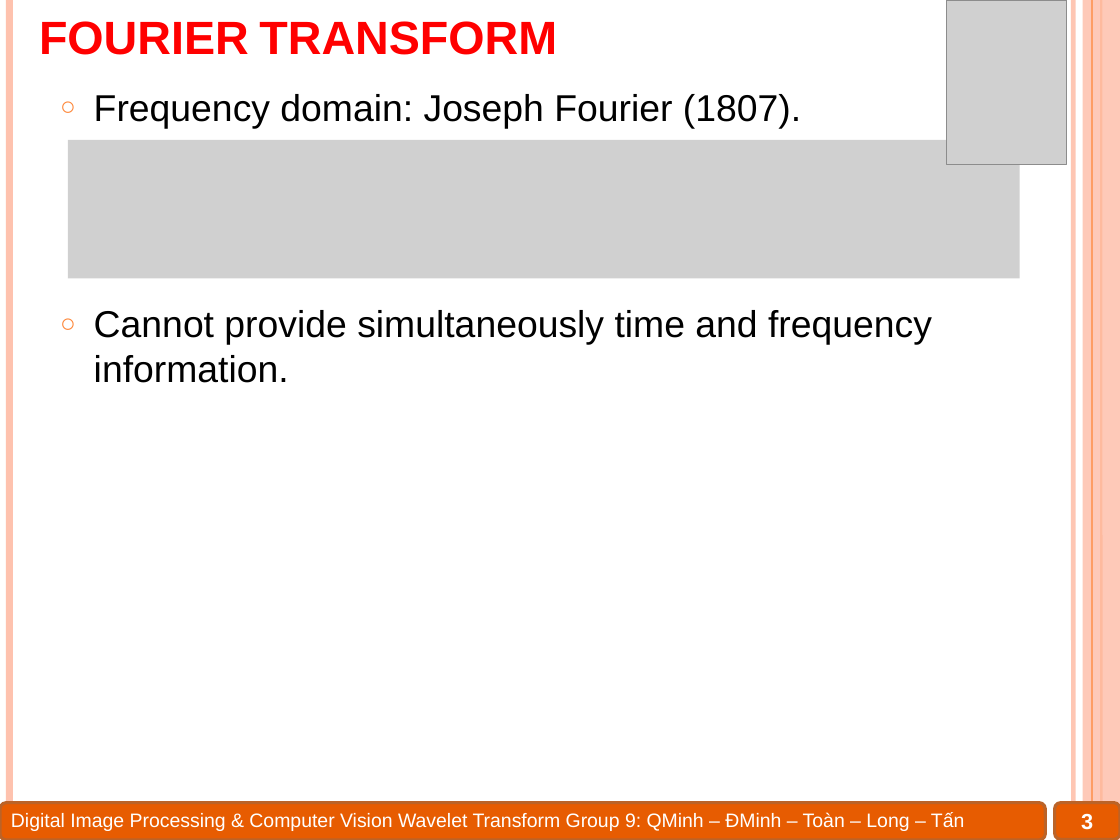
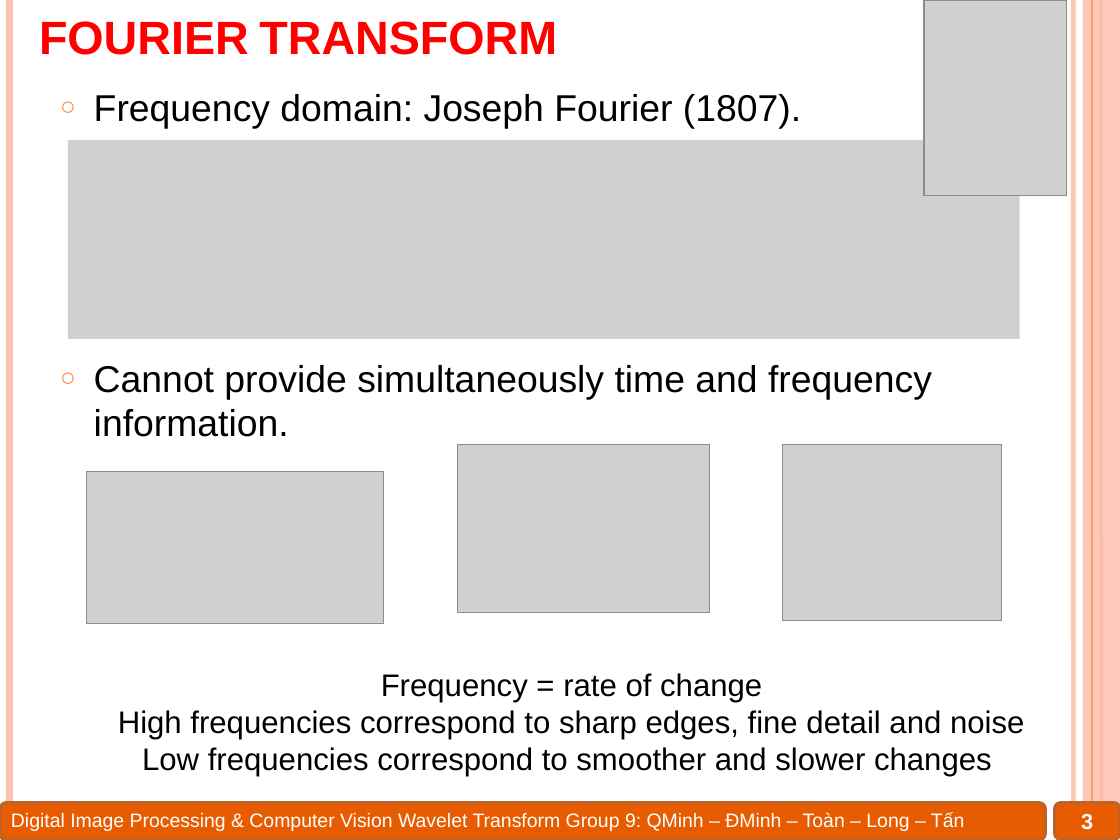
Before and after one commit to Alex7Huynh/dip-g9, a slide deck: slide 3 of 6. PPT/Wavelet transform.pptx. Drawn at 1120x840 pixels with LibreOffice and Linux fonts; fonts in the diff are those of the drawing; grey boxes stand for pictures. Boxes give left, top, right and bottom in pixels: in the first picture for what was removed or moved away, otherwise in the second. Text is boxed around its words. In the diff, an @@ line names an element or a change of style, - is before the commit and + after.

```diff
--- a/6. PPT/Wavelet transform.pptx
+++ b/6. PPT/Wavelet transform.pptx
@@ picture: place and size @@
-picture at bbox=[946, 0, 1066, 165]
+picture at bbox=[924, 0, 1066, 196]
@@ text "Frequency domain: Joseph Fourier (1807)." rewrapped from bbox=[94, 94, 932, 383] to bbox=[94, 94, 932, 437] @@
@@ picture: place and size @@
-picture at bbox=[68, 140, 1020, 279]
+picture at bbox=[68, 140, 1020, 339]
@@ picture added at bbox=[457, 445, 709, 613] @@
@@ picture added at bbox=[783, 445, 1001, 622] @@
@@ picture added at bbox=[86, 472, 383, 624] @@
@@ text added at bbox=[118, 673, 1024, 777], 20 pt, text #000000 @@
+Frequency = rate of change
+High frequencies correspond to sharp edges, fine detail and noise
+Low frequencies correspond to smoother and slower changes
```
Also in this commit, not shown: 9 other slides changed, 4 other files.
